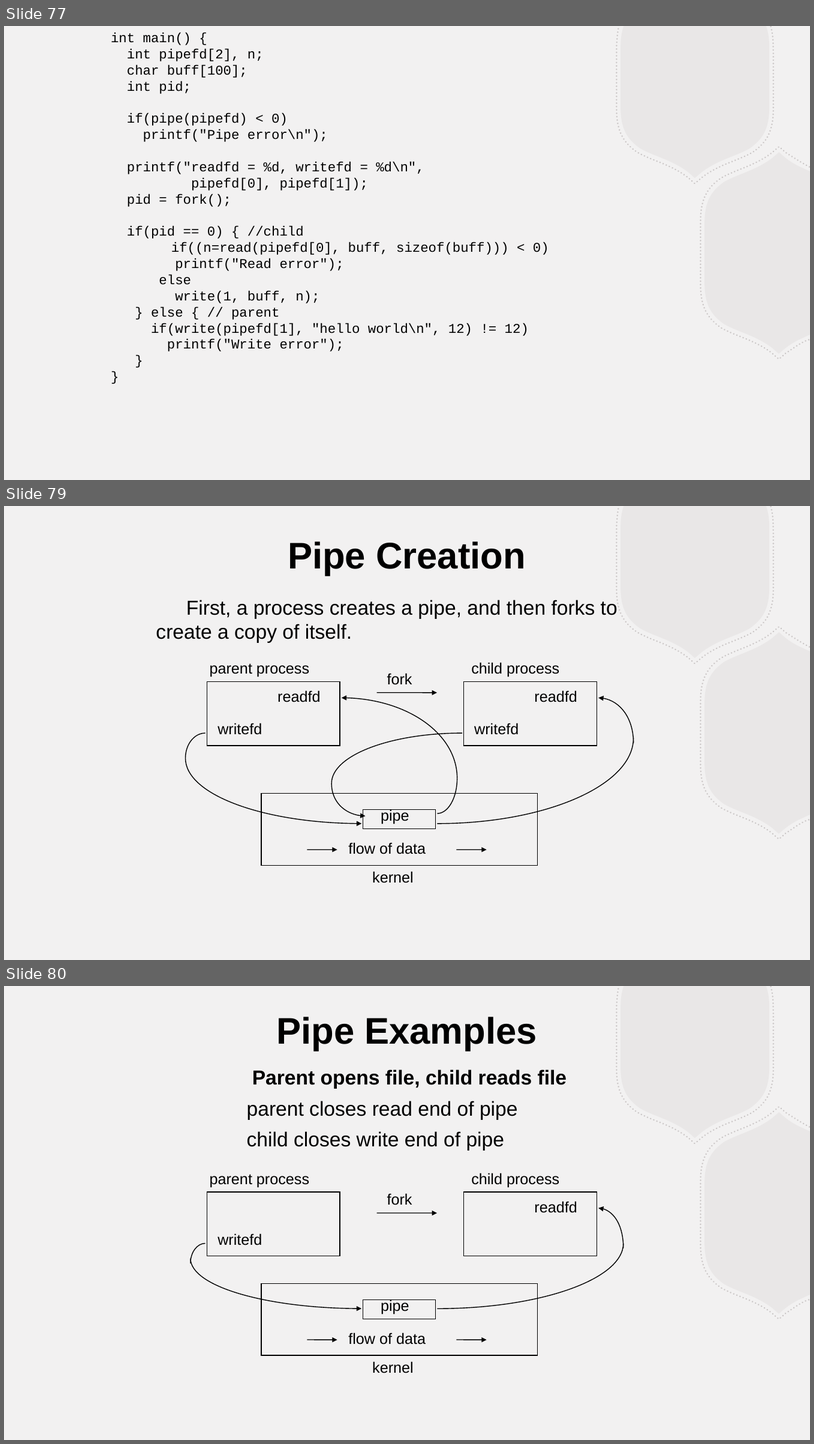
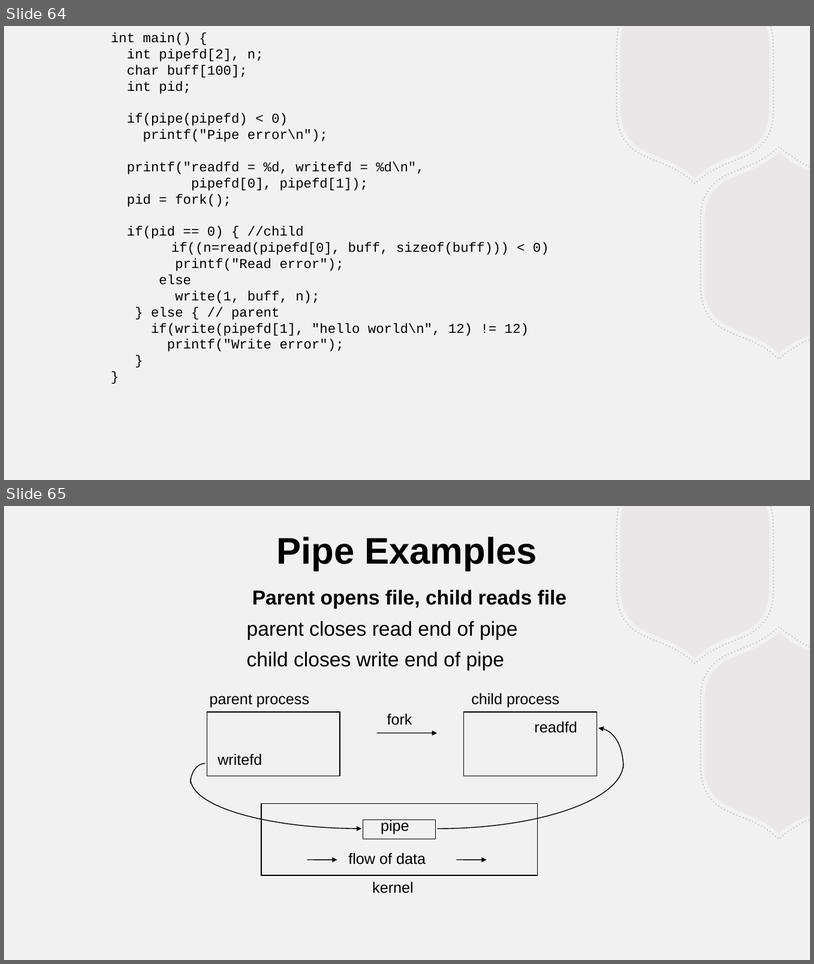
Before and after one commit to BillJr99/Ursinus-CS376, a slide deck: files/lectures/shellipc.pptx. Shown one above the other, each under a label of ours: slides 77, 79 and 80 before the commit, slides 64 and 65 after it; the slides between them are not shown. The pictures are 814x1444 and 814x964 pixels, drawn with LibreOffice and Linux fonts; fonts in the diff are those of the drawing. Boxes give left, top, right and bottom in pixels: in the first picture for what was removed or moved away, otherwise in the second. Text is boxed around its words. In the diff, an @@ line names an element or a change of style, - is before the commit and + after.

```diff
--- a/files/lectures/shellipc.pptx
+++ b/files/lectures/shellipc.pptx
@@ slide 79 removed at <box>4,506,810,960</box>, background #F2F1F1; not listed: 4 template elements that a slide beside it also shows @@
@@ text removed at <box>288,541,526,576</box> @@
-Pipe Creation
@@ text removed at <box>156,600,618,643</box> @@
-First, a process creates a pipe, and then forks to create a copy of itself.
@@ group removed at <box>185,662,635,883</box>: 10 texts, 8 freeform shapes, 4 rectangles, 3 arrows @@
-pipe
-flow of data
-kernel
-parent process
-readfd
-writefd
-child process
-readfd
-writefd
-fork
@@ what was slide 77 is now slide 64 @@
@@ what was slide 80 is now slide 65 @@
```
Also in this commit, not shown: 1 slide changed, 1 slide added, 36 other slides removed, 1 other file.
